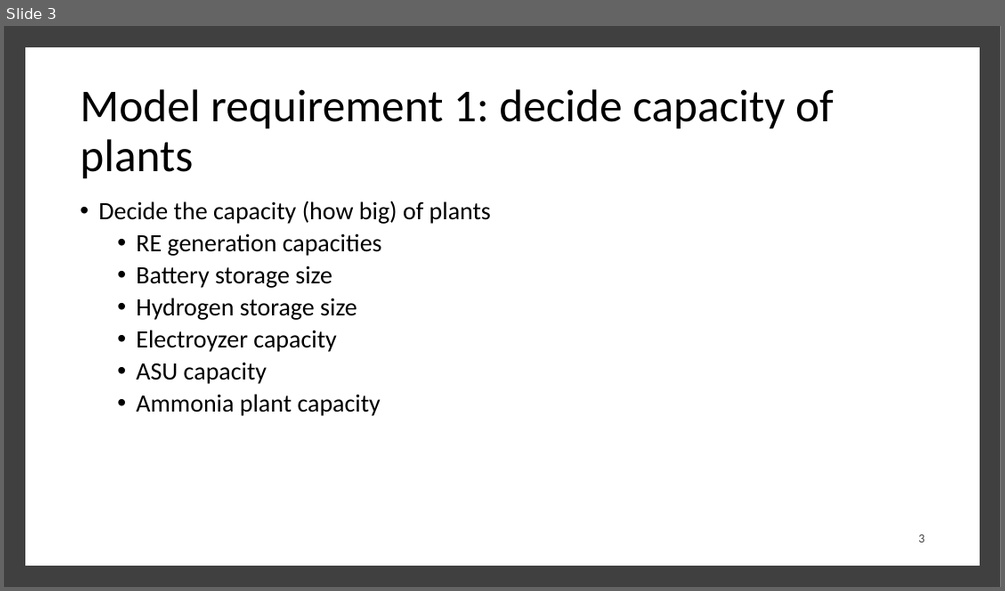
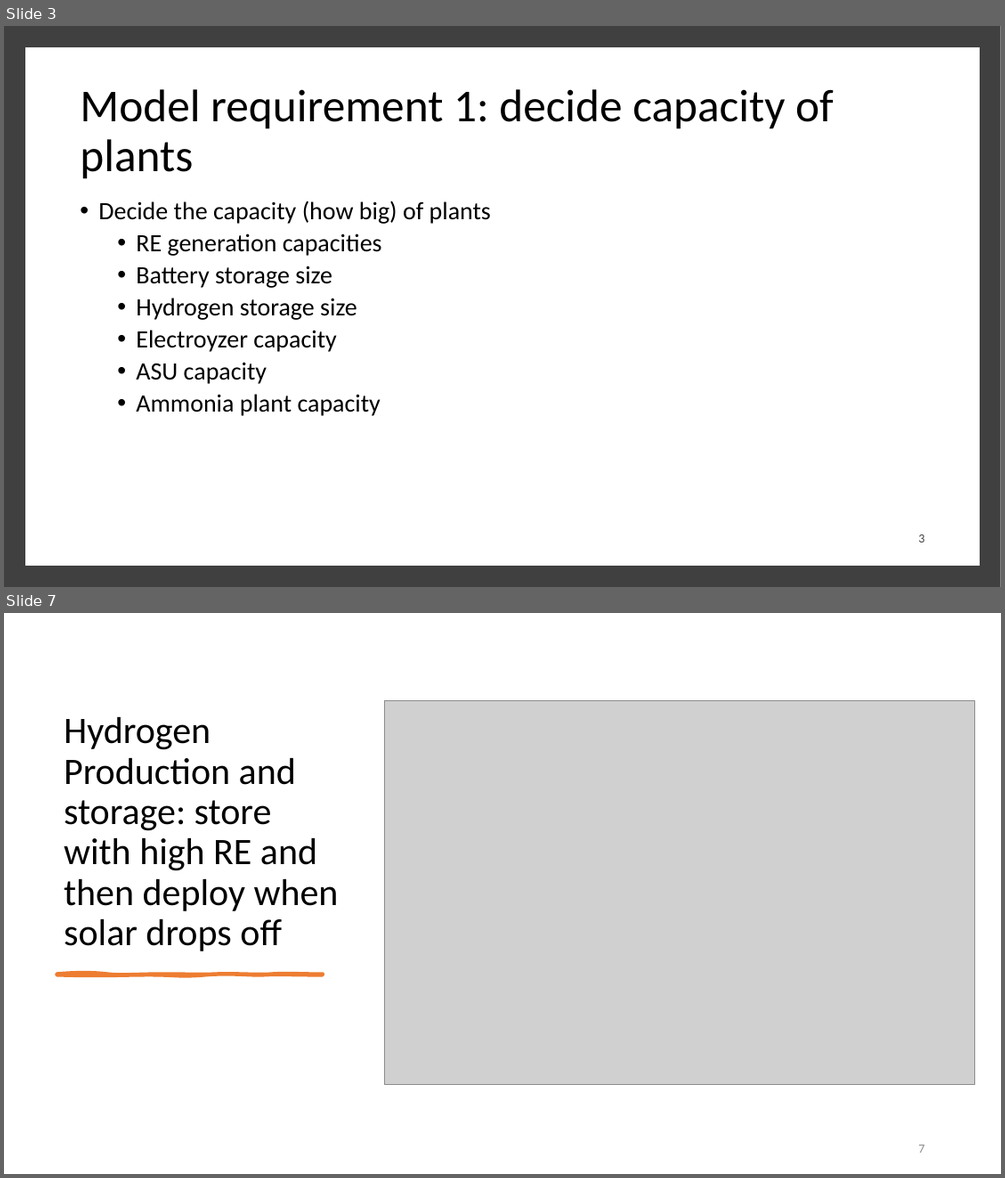
Before and after one commit to julflore000/KAUST, a slide deck: presentations/5_22 Work Review.pptx. Shown one above the other, each under a label of ours: slide 3 before the commit, slides 3 and 7 after it; the slides between them are not shown. The pictures are 1005x591 and 1005x1178 pixels, drawn with LibreOffice and Linux fonts; fonts in the diff are those of the drawing; grey boxes stand for pictures. Boxes give left, top, right and bottom in pixels: in the first picture for what was removed or moved away, otherwise in the second. Text is boxed around its words. In the diff, an @@ line names an element or a change of style, - is before the commit and + after.

```diff
--- a/presentations/5_22 Work Review.pptx
+++ b/presentations/5_22 Work Review.pptx
@@ slide 7 added at (x1=4, y1=613, x2=1001, y2=1174), background #FFFFFF @@
@@ title added at (x1=64, y1=717, x2=339, y2=951), 36 pt, text #000000 @@
+Hydrogen Production and storage: store with high RE and then deploy when solar drops off
@@ picture added at (x1=385, y1=700, x2=975, y2=1084) @@
@@ freeform shape added at (x1=57, y1=973, x2=323, y2=975), fill #ED7D31, outline #ED7D31 3 pt @@
@@ page number added at (x1=918, y1=1144, x2=924, y2=1152), 12 pt, text #8C8C8C @@
+7
```
Also in this commit, not shown: 2 slides changed, 4 other slides added, 1 slide removed, 12 other files.
